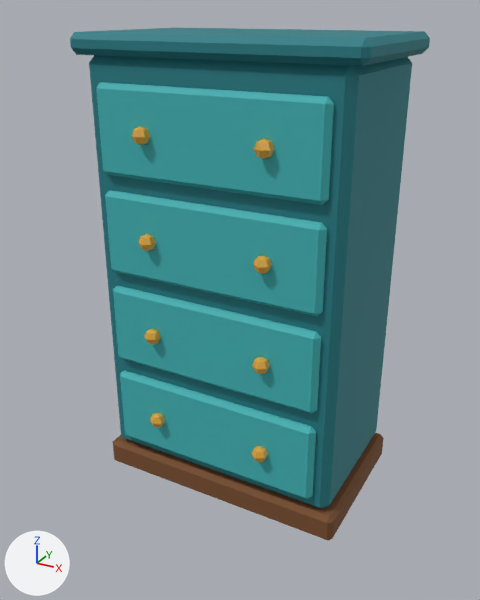
Before and after pictures for a commit that changed the glTF model Models/home_themes/tall_dresser.glb.
Camera for both pictures: a 50 mm camera at (0.796, -1.503, 1.281) aimed at (0.046, -0.138, 0.599). Arrows for +X, +Y and +Z are at lower left; the lights stay in place. The older version comes first. Where no turn or scale is listed for an object, it has been applied to the vertices. Vertices at exactly the same position are counted once.

Objects in the first picture: 'part_drawer_0', 'part_drawer_1', 'part_drawer_2', 'part_drawer_3', 'tall_dresser'.
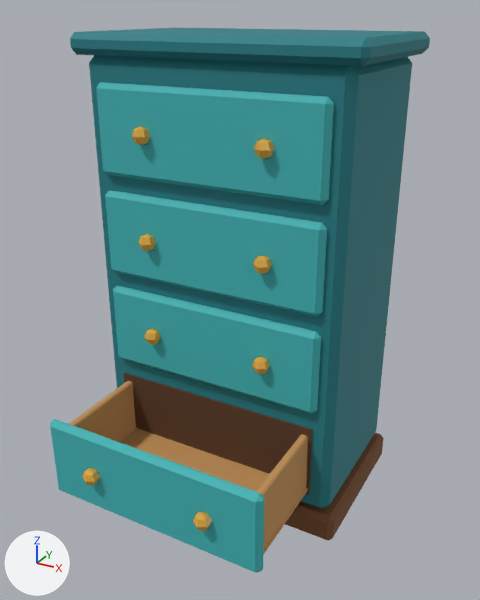
Changed parts and their boxes (x1, y1, x2, y2) in the pictures (480 x 600 px):
'part_drawer_0', reshaped, moved (31% wider, 48% taller): before (120, 370, 316, 499); after (50, 381, 308, 573)
part 1 of me_tall_dresser, added (brown): after (124, 373, 313, 495)
part 2 of me_tall_dresser_drawer_0, added (brown): after (69, 381, 136, 442)
part 3 of me_tall_dresser_drawer_0, added (brown): after (256, 434, 308, 547)
part 4 of me_tall_dresser_drawer_0, added: after (120, 428, 308, 553)

The change, as a list of edits to the scene's bpy script:
```text
Add mat_wood_c:
    mat_wood_c = bpy.data.materials.new('wood_c')
    # nodes: BsdfPrincipled, Mix, OutputMaterial, VertexColor
    # colours: orange #c99559, mixed with the vertex colours
Add mat_wood_deep:
    mat_wood_deep = bpy.data.materials.new('wood_deep')
    # nodes: BsdfPrincipled, Mix, OutputMaterial, VertexColor
    # colours: brown #5a3a22, mixed with the vertex colours
Change me_tall_dresser:
    used by ob_tall_dresser; location = (0.0, 0.0, 0.0)
    remove me_tall_dresser.from_pydata(...)  # 72 vertices, 132 faces; spans x -0.37..0.37, y -0.23..0.23, z 0.0..1.23
    add me_tall_dresser.from_pydata(...)  # 104 vertices, 180 faces; spans x -0.37..0.37, y -0.23..0.23, z 0.0..1.23
    me_tall_dresser part 1: a new loose piece, a box spanning x -0.29..0.29, y -0.214..-0.208, z 0.13..0.33, in mat_wood_deep
    other edits to the shape of me_tall_dresser do not show in these pictures
    add me_tall_dresser.materials.append(mat_wood_deep)
Change me_tall_dresser_drawer_0:
    used by ob_part_drawer_0; location = (0.0, -0.215, 0.12)
    remove me_tall_dresser_drawer_0.from_pydata(...)  # 64 vertices, 116 faces; spans x -0.3..0.3, y -0.047..0.015, z 0.0..0.22
    add me_tall_dresser_drawer_0.from_pydata(...)  # 160 vertices, 292 faces; spans x -0.3..0.3, y -0.047..0.345, z 0.0..0.22
    me_tall_dresser_drawer_0 part 2: a new loose piece of 24 vertices spanning x -0.283..-0.26, y 0.008..0.342, z 0.01..0.19, in mat_wood_c
    me_tall_dresser_drawer_0 part 3: a new loose piece of 24 vertices spanning x 0.26..0.283, y 0.008..0.342, z 0.01..0.19, in mat_wood_c
    me_tall_dresser_drawer_0 part 4: a new loose piece of 24 vertices spanning x -0.287..0.287, y 0.012..0.338, z 0.02..0.035, in mat_wood_c
    other edits to the shape of me_tall_dresser_drawer_0 do not show in these pictures
    add me_tall_dresser_drawer_0.materials.append(mat_wood_c)
Change ob_part_drawer_0:
    ob_part_drawer_0.location: (0.0, -0.215, 0.12) -> (0.0, -0.495, 0.12)
```
